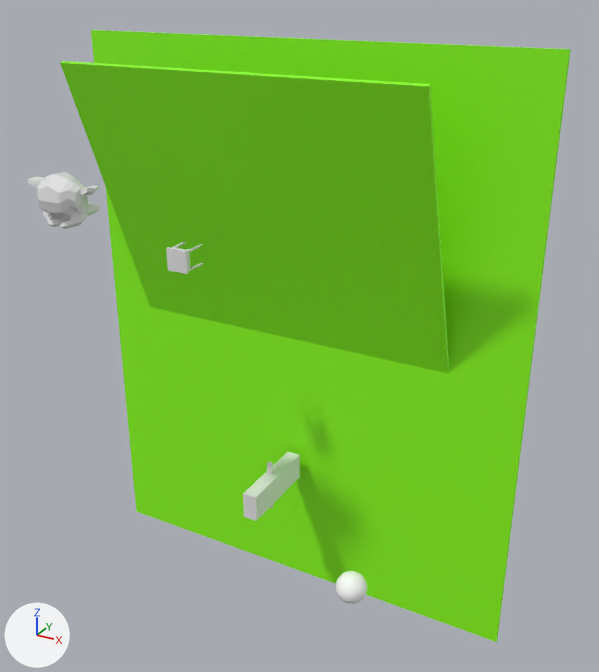
The glTF model assets/game.glb: old version first, new version second.
Before and after are seen from a 50 mm lens placed at (25.0, -44.9, 23.1), pointed at (2.4, -3.8, 2.6). The axes (+X, +Y, +Z) are drawn at lower left. The lights are the same throughout. Where no turn or scale is listed for an object, it has been applied to the vertices.

Before the edit, the objects in view are built like this:
```python
me_cube = bpy.data.meshes.new('Cube')
me_cube.from_pydata(...)  # a box spanning x -1.0..1.0, y -1.0..1.0, z -1.0..1.0
me_cube.materials.append(mat_material)  # green #8cff15
me_cube_001 = bpy.data.meshes.new('Cube.001')
me_cube_001.from_pydata(...)  # a box spanning x -1.0..1.0, y -1.0..1.0, z -1.0..1.0
me_cube_004 = bpy.data.meshes.new('Cube.004')
me_cube_004.from_pydata(...)  # a box spanning x -1.0..1.0, y -1.0..1.0, z -1.0..1.0
me_sphere = bpy.data.meshes.new('Sphere')
me_sphere.from_pydata(...)  # a UV sphere (32 segments, 16 rings, poles along y) spanning x -1.0..1.0, y -1.0..1.0, z -1.0..1.0
me_sphere.materials.append(mat_rocky2)  # white #ffffff
me_suzanne = bpy.data.meshes.new('Suzanne')
me_suzanne.from_pydata(...)  # 505 vertices, 968 faces; spans x -1.37..1.37, y -0.98..0.98, z -0.85..0.85
ob_ground_001 = bpy.data.objects.new('ground.001', me_cube)
ob_ground_001.location = (-1.1, -2.55, 9.07)
ob_ground_001.rotation_euler = (0.349, 0.0, 0.0)  # degrees (20, 0, 0)
ob_ground_001.scale = (11.7, 0.13, 9.67)
ob_hinde_passive = bpy.data.objects.new('hinde_passive', me_cube_004)
ob_hinde_passive.location = (-0.38, -2.97, -9.68)
ob_hinde_passive.scale = (0.152, 0.114, 1.83)
ob_hinge_body = bpy.data.objects.new('hinge_body', me_cube_001)
ob_hinge_body.location = (-0.17, -3.0, -9.59)
ob_hinge_body.rotation_euler = (1.571, -1.571, 0.0)  # degrees (90, -90, 0)
ob_hinge_body.scale = (0.931, 0.491, 3.01)
ob_player = bpy.data.objects.new('player', me_sphere)
ob_player.location = (7.69, -6.58, -12.64)
ob_player.rotation_euler = (0.00859, -0.0000361, -0.0188)  # degrees (0.5, 0, -1.1)
ob_suzanne = bpy.data.objects.new('Suzanne', me_suzanne)
ob_suzanne.location = (-6.97, -12.36, 12.02)
ob_suzanne.scale = (1.69, 1.69, 1.69)
# also in view: 'ground' at (-0.2, 0.7, 0.0)
```
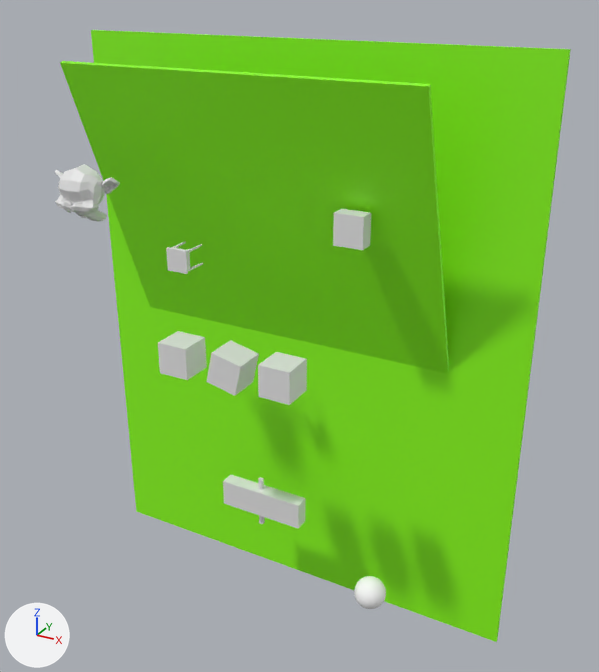
Boxes (x1, y1, x2, y2) around the edits, measured in the pictures (599 x 672 px):
'hinge_body', moved, turned: before (243, 452, 300, 521); after (223, 475, 306, 529)
'Suzanne', moved, turned: before (28, 172, 99, 229); after (55, 164, 120, 222)
'pole_1.003', added: after (258, 352, 307, 405)
'pole_1.002', added: after (206, 340, 259, 396)
'pole_1.001', added: after (158, 331, 207, 380)
'player', moved: before (336, 571, 367, 604); after (354, 576, 386, 609)
'hinge_body.001', added: after (333, 209, 371, 250)
'hinde_passive', moved: before (267, 461, 273, 508); after (258, 477, 265, 524)

Edits to the bpy script that builds the scene:
```text
Change ob_player:
    ob_player.location: (7.69, -6.58, -12.64) -> (8.96, -6.54, -12.56)
Change ob_suzanne:
    ob_suzanne.location: (-6.97, -12.36, 12.02) -> (-9.0, -8.87, 11.22)
    ob_suzanne.rotation_euler: (0.0, 0.0, 0.0) -> (-0.604, 0.0, 0.0)  # degrees (0, 0, 0) -> degrees (-35, 0, 0)
Change ob_hinde_passive:
    ob_hinde_passive.location: (-0.38, -2.97, -9.68) -> (-0.54, -3.9, -10.48)
Change ob_hinge_body:
    ob_hinge_body.location: (-0.17, -3.0, -9.59) -> (-0.33, -3.94, -10.4)
    ob_hinge_body.rotation_euler: (1.571, -1.571, 0.0) -> (0.0, -1.571, 0.0)  # degrees (90, -90, 0) -> degrees (0, -90, 0)
Add ob_pole_1_003:
    ob_pole_1_003 = bpy.data.objects.new('pole_1.003', me_cube_001)
    ob_pole_1_003.location = (3.92, -8.52, 2.13)
    ob_pole_1_003.rotation_euler = (3.142, 0.0, 0.0)  # degrees (180, 0, 0)
Add ob_pole_1_002:
    ob_pole_1_002 = bpy.data.objects.new('pole_1.002', me_cube_001)
    ob_pole_1_002.location = (0.61, -8.59, 2.02)
    ob_pole_1_002.rotation_euler = (0.0, -2.918, 0.0)  # degrees (0, -167, 0)
Add ob_pole_1_001:
    ob_pole_1_001 = bpy.data.objects.new('pole_1.001', me_cube_001)
    ob_pole_1_001.location = (-2.91, -8.68, 2.07)
    ob_pole_1_001.rotation_euler = (3.14, -0.00375, 0.0)  # degrees (180, -0.2, 0)
Add ob_hinge_body_001:
    ob_hinge_body_001 = bpy.data.objects.new('hinge_body.001', me_cube_001)
    ob_hinge_body_001.location = (5.96, -4.19, 9.97)
    ob_hinge_body_001.rotation_euler = (0.0, -0.0017, 0.0)  # degrees (0, -0.1, 0)
    ob_hinge_body_001.scale = (0.916, 0.491, 0.946)
```
